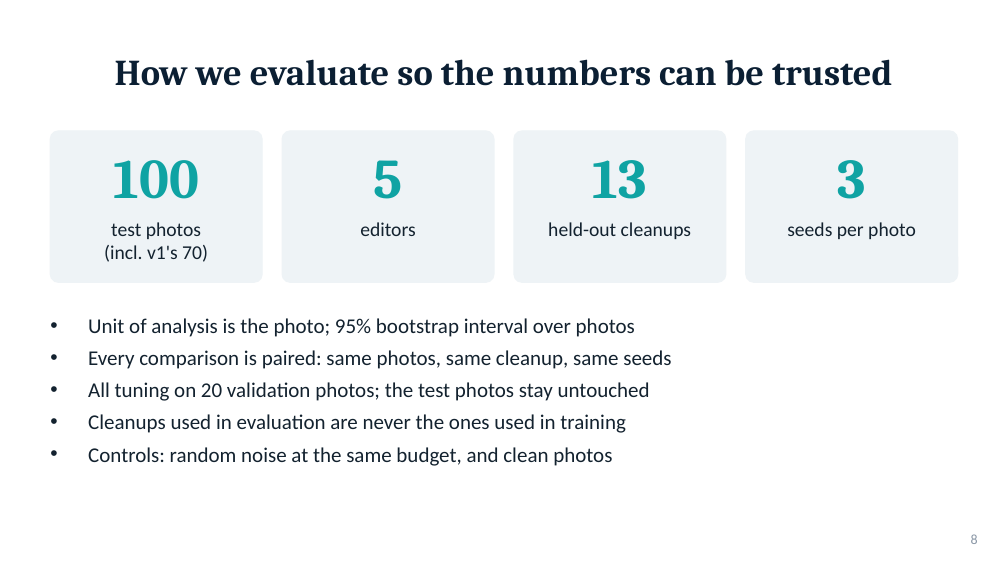
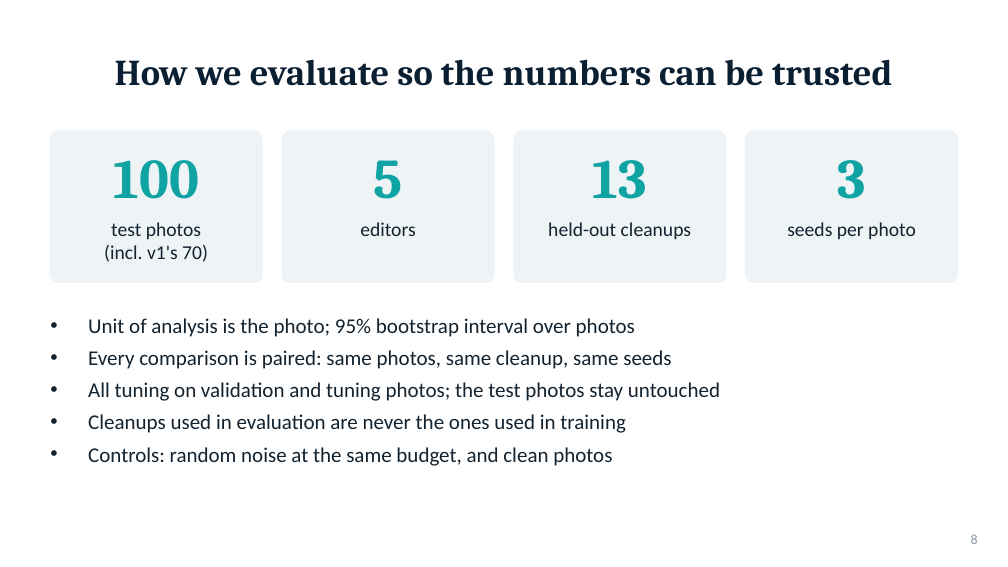
Before and after one commit to Project-DiffShield/DiffShield, a slide deck: slide 8 of reports/DiffShield_v2_presentation.pptx. Drawn at 1008x567 pixels with LibreOffice and Linux fonts; fonts in the diff are those of the drawing. Boxes give left, top, right and bottom in pixels: in the first picture for what was removed or moved away, otherwise in the second. Text is boxed around its words. In the diff, an @@ line names an element or a change of style, - is before the commit and + after.

Commit message:
report and deck: November follow-up (re-tuning with cleaner and denoiser on par, exploration, pixel-space cleaner failure, clean control); DiffPure-style wording; updated limits and next steps

```diff
--- a/reports/DiffShield_v2_presentation.pptx
+++ b/reports/DiffShield_v2_presentation.pptx
@@ text at [88,382,720,401]: text changed @@
-• All tuning on 20 validation photos; the test photos stay untouched
+• All tuning on validation and tuning photos; the test photos stay untouched
```
Also in this commit, not shown: 2 other slides changed, 2 slides added, 1 other file.
